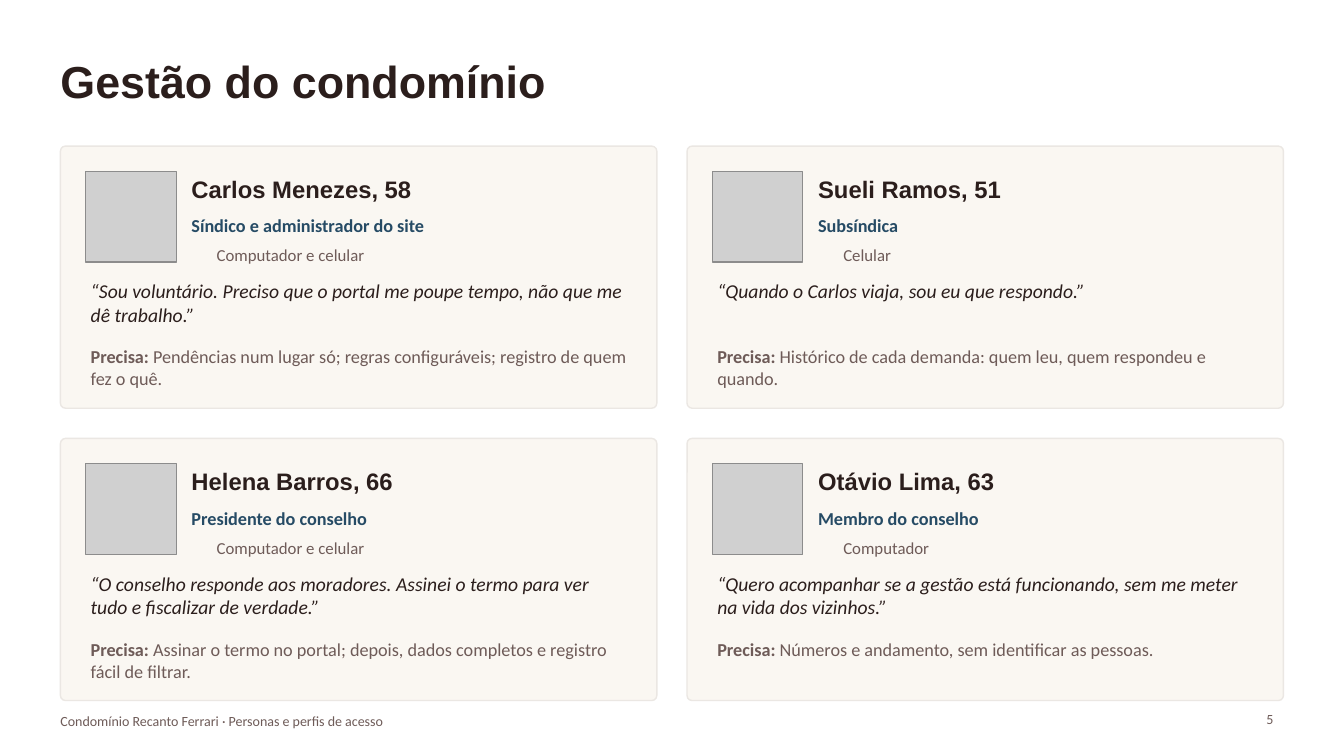
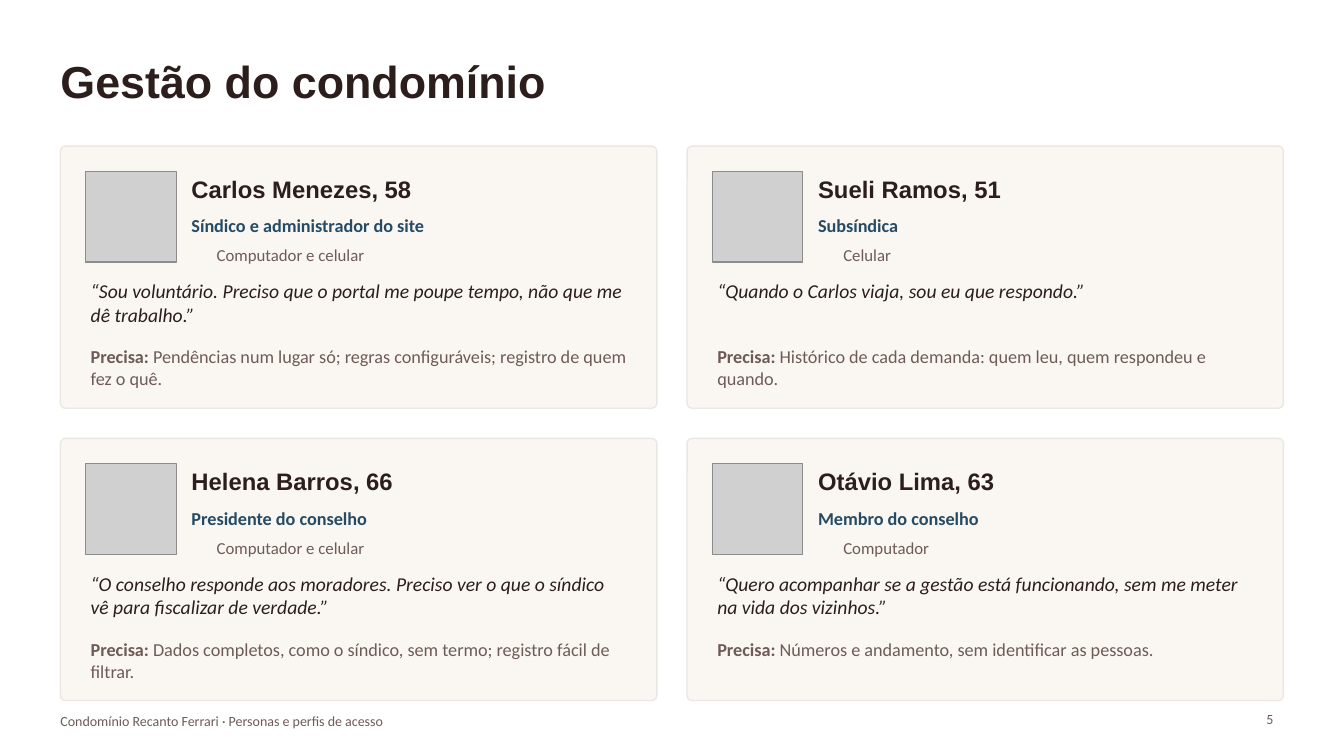
Before and after one commit to paulamuhlbach/recantoferrari, a slide deck: slide 5 of apresentacoes/Personas-e-perfis-de-acesso.pptx. Drawn at 1344x756 pixels with LibreOffice and Linux fonts; fonts in the diff are those of the drawing; grey boxes stand for pictures; background and template pictures are left out. Boxes give left, top, right and bottom in pixels: in the first picture for what was removed or moved away, otherwise in the second. Text is boxed around its words. In the diff, an @@ line names an element or a change of style, - is before the commit and + after.

```diff
--- a/apresentacoes/Personas-e-perfis-de-acesso.pptx
+++ b/apresentacoes/Personas-e-perfis-de-acesso.pptx
@@ text at [91, 577, 604, 617]: text changed @@
-“O conselho responde aos moradores. Assinei o termo para ver tudo e fiscalizar de verdade.”
+“O conselho responde aos moradores. Preciso ver o que o síndico vê para fiscalizar de verdade.”
@@ text at [91, 643, 610, 678]: text changed @@
-Precisa: Assinar o termo no portal; depois, dados completos e registro fácil de filtrar.
+Precisa: Dados completos, como o síndico, sem termo; registro fácil de filtrar.
```
Also in this commit, not shown: 6 other slides changed, 11 other files.
